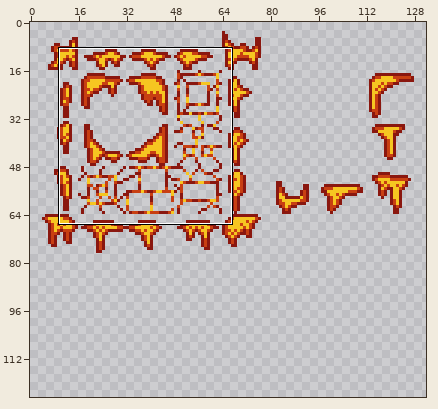
Pixel-art file, stored at Assets/Art/Sprites/Tileset_Lava.aseprite. Above: a wide view before the commit, with the close-up outlined.
Close-up. Earlier state:
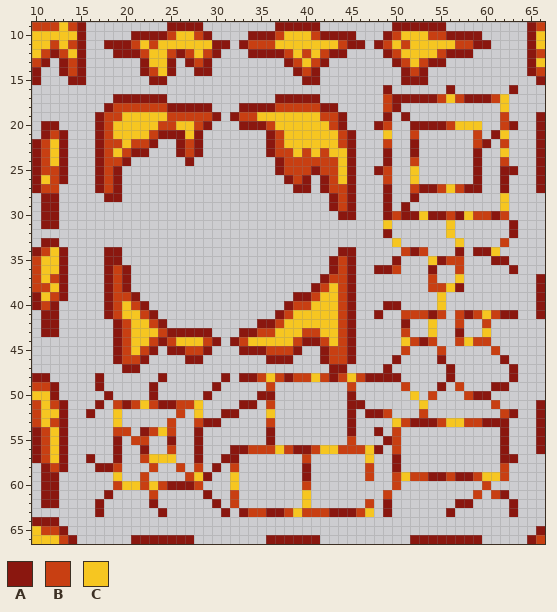
384x192 pixels, 1 frame. Shown: x 10..66, y 9..66. The wide view leaves out empty margins. The commit also changed other parts of the picture, which this record leaves out.
Palette (. is transparent): A #8a170f  B #c83f12  C #f6c621
Pixels before (only the part around the change), first column x 10:
13 BA.ABA......ACCA.ABA........ABCBA.......ABCBAA.........AC
14 A..ABA......ABCA..AA.........ABA.........ABA...........AB
15 A...AA.......AA...............AA.........AAA............A
16 .......................................A......A......A...
17 .........AAAAAA............AAAAA.......BAAAAABCBAAABC....
18 ........ABBBBBBAAAAA...AAAABBBBBAA.....BA...........C....
19 .......ABBCCCCCBBBBBA.ABBCCCCCCCBBA....A.A..........B...A
20 .AA....ABCCCCCBBCCBA...AAABCCCCCCBA...AB..AAAABCCC..BA..A
21 .ABA...ABCCCCBAAACA.......ABCCCCCCBA...C..B......B.AC...A
22 ABCA...ABBCBBA..ABA.......ABCCCCCCBA...B..A......BA.B...A
23 ABCA...ABCBAA...ABA.......ABBCBCBCCA...A..A......A..C...A
24 ABCA...ABBA......A.........ABBBBBBCA...A..B......A..B...A
25 ABBA...ABA.................ABBBABBCA..AB..C......A..AA..A
26 ACBA...ABA..................ABA.ABCA...B..C......A..A...A
27 ABB....ABA...................AA.ABBA...A..BAABCBAA..A...A
28 .AA.....AA.......................ABA...A..A.........C....
29 .AA..............................ABA...A.A..........C....
30 .AA...............................AA...ABAACAABACBBAB....
31 .AA....................................C......C......A...
32 .......................................A......C......A...
33 .AA.....................................C......C....B....
34 ABCA....AA........................AA.....BAB...A.AAC.....
35 BCCA....AA.......................ABA....A...CABB...AA....
36 BCCA....ABA......................ABA..AAB...A..B.....A...
37 BCBA....ABA.....................ABBA........B..C........A
38 BBCA....ABA....................ABCBA........BBCA........A
39 ACBA....ABBA.................AABCCBA.........C..........A
40 ABA.....ABCBA...............ABBCCCBA...AA....C..........A
41 .AA.....ABCCBA.............ABCCCCCBA..A..BBBAB.BABCBAA..A
42 .AA......ABCCBA..........AABCCCCCCBA.....A..C..B..B......
43 .AA......ABCCCBAAAAA...AABBCCCBBCCBA.....B..C..A..C......
44 .........ABCCBABCCCBA.ABCCCCCBAABCBA.....CBAB..BCBB......
45 .........ABCBA.AABBA...AAABBBA..ABBA.....B...B.....B.....
46 .........ABBA....AA.......AAA...ABBA....A....A......A....
47 ..........AA.....................AA....A......A......A...
48 AA.....A......A......A.AABCBABBCBABCBAAAA.....A......A...
49 BBA....A.....A......A.....B........B.....B...A.B...AA....
50 CCA.....A....A.....A.....AA........A......C.B...BAA......
51 BCBA...A.BABCBAABBC....AA.B........AA......C.......B....A
52 BCCA..A..C......B.C..AA...C........A.AAB...B........BA..A
53 BCBA.....C.....B..BAA.....B........A....CBAAABCCBBAAA...A
54 ABCA.....BB.ABCB..A.......A........A..A.B...........A...A
55 ABCA.....A.BB..A..A.......A........B...AB...........A...A
56 ABCA.....A..A..B..A...AABBBCBAABCCBBBCA.B...........A...A
57 ABCA..A..A..BCCC..A..AA.......B......C..A...........AA...
58 .ABA...AAB...B..B.B.A.B.......A......B..A...........B....
59 .AA......C..B....BCA..C.......A......B..BCBBAABAABCCB....
60 .AA......BCCBCBAAAB...C.......B.........B.........B......
61 .AA.....A....B.....A..B.......C........B.........B.BA....
62 .AA....A.....A......A.B.......C......B.A.......AA....A...
63 .......A......A......A.ABBAABCBBBAAABC.A......A......A...
64 AAA......................................................
65 CBBA....................................................A
66 CCCBA......AAAAAAA........AAAAAA..........AAAAAAAA.....AB
New version:
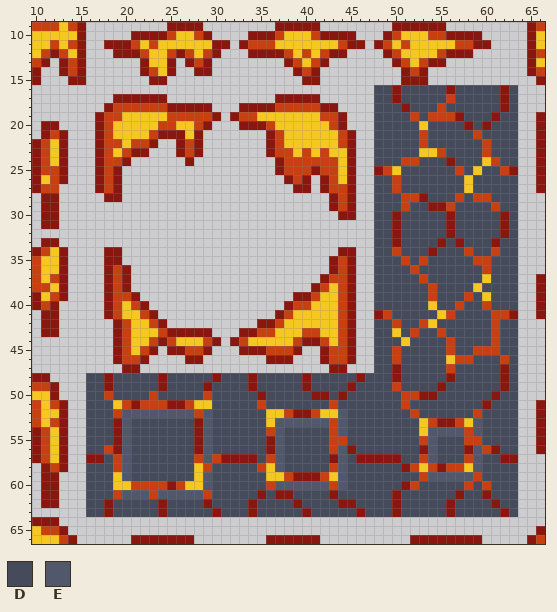
Colours new in this view: D #464b5c  E #52586b
The exact change:
layer "Layer 2" added
Layers "Lava", "Layer 2":
y 16: x 48..55 .A...... -> DDADDDDD; x 57..63 ......A -> DDDDDAD
y 17: x 48..49 .B -> DD; x 51..63 AAAABCBAAABC. -> DDDDDBDDDDDAD
y 18: x 48..63 .BA...........C. -> DDDADDDBDDDDDDAD
y 19: x 48..63 .A.A..........B. -> DDDDBDBBBADDDADD
y 20: x 48..63 AB..AAAABCCC..BA -> DDDDDCDDDDADADDD
y 21: x 48..58 .C..B...... -> DDDDDBDDDDD; x 60..63 .AC. -> DDDD
y 22: x 48..63 .B..A......BA.B. -> DDDDDBDDDDDDBDDD
y 23: x 48..63 .A..A......A..C. -> DDDDDCCBDDDDBDDD
y 24: x 48..51 .A.. -> DDDB; x 53..63 ......A..B. -> DDDADDDCBDD
y 25: x 50..62 ..C......A..A -> CDDDDDDBDCDDB
y 26: x 48..63 .B..C......A..A. -> DDBDDDDDDDCDDDDD
y 27: x 48..63 .A..BAABCBAA..A. -> DDBDDDDDDDCDDDDD
y 28: x 48..63 .A..A.........C. -> DDDBBADDDBDBBDDD
y 29: x 48..63 .A.A..........C. -> DDDBDDAABDDDDBDD
y 30: x 48..63 .ABAACAABACBBAB. -> DDADDDDDADDDDDAD
y 31: x 48..63 .C......C......A -> DDADDDDDADDDDDAD
y 32: x 48..63 .A......C......A -> DDADDDDDADDDDDAD
y 33: x 48..63 ..C......C....B. -> DDADDDDADADDDADD
y 34: x 48..63 ...BAB...A.AAC.. -> DDBDDDADDDBDDBDD
y 35: x 48..63 ..A...CABB...AA. -> DDDBDBDDDDDBBDDD
y 36: x 48..63 AAB...A..B.....A -> DDDDBDDDDDDDBDDD
y 37: x 48..63 ......B..C...... -> DDDDDBDDDDDDCDDD
y 38: x 48..53 ...... -> DDDDDD; x 55..63 BCA...... -> DDDDCDDDD
y 39: x 48..63 .......C........ -> DDDDDDBDDDBDCDDD
y 40: x 48..63 .AA....C........ -> DDDDDDCDDBDDBDDD
y 41: x 49..60 ..BBBAB.BABC -> BDDDDDCBDDDD; x 62 A -> B
y 42: x 48..53 ...A.. -> DDBDDB; x 55..63 ..B..B... -> DDDDDDBDD
y 43: x 48..63 ...B..C..A..C... -> DDCDBDDBDDDDDBDD
y 44: x 48..50 ... -> DDD; x 52..63 BAB..BCBB... -> DDDDBDDDDBDD
y 45: x 48..60 ...B...B..... -> DDBDDDDDBDDBB; x 62..63 .. -> DD
y 46: x 48..63 ..A....A......A. -> DDBDDDDDCBBDDDBD
y 47: x 48..63 .A......A......A -> DDADDDDDBDDDDDAD
y 48: x 16..23 .A...... -> DDADDDDD; x 25..33 ......A.A -> DDDDDADDD; x 35..49 BCBABBCBABCBAAA -> DDDDDADDDDDADDD; x 51..55 ..... -> DDDDD; x 57..63 ......A -> DDDDDAD
y 49: x 16..54 .A.....A......A.....B........B.....B... -> DDADDDDDADDDDADDDDADDDDDADDDDADDDDBDDDD; x 56..61 .B...A -> DDDDDD; x 63 . -> D
y 50: x 16..34 ..A....A.....A..... -> DDBDDDDBDDDDDBDDDDD; x 36..63 A........A......C.B...BAA... -> DDDDDAADADDDDDDBBAADDDDDDADD
y 51: x 16..22 .A.BABC -> DDDCBAB; x 24 A -> B; x 26 B -> A; x 29..63 ....AA.B........AA......C.......B.. -> CDDDDDBDDDDDDDBDDDDDDDBDDDDDDDDADDD
y 52: x 16..35 A..C......B.C..AA... -> DDDBEEEEEEEEBEDDDDDD; x 37..63 ........A.AAB...B........BA -> CBAABCCEDDDDDDDBDDDDDDBDDDD
y 53: x 16..63 ...C.....B..BAA.....B........A....CBAAABCCBBAAA. -> DDDAEDDDDDDDAEDDDDDDCEEEEEEBEDDDDDDDDCBAABCEDDDD
y 54: x 16..27 ...BB.ABCB.. -> DDDAEDDDDDDD; x 29..63 .......A........A..A.B...........A. -> EDDDDDDBEDDDDDBEDDDDDDDDCEEEEBEDDDD
y 55: x 16..18 ... -> DDD; x 20..27 .BB..A.. -> EDDDDDDD; x 29..35 ....... -> EDDDDDD; x 37..63 ........B...AB...........A. -> EDDDDDBBDDDDDDDDBEDDDBBDDDD
y 56: x 16..18 ... -> DDB; x 20..27 ..A..B.. -> EDDDDDDD; x 29..63 ...AABBBCBAABCCBBBCA.B...........A. -> EDDDDDDAEDDDDDBEADDDDDDDAEDDDAEBADD
y 57: x 17..30 ..A..BCCC..A.. -> ADBEDDDDDDDBEB; x 33..49 .......B......C.. -> AADBEDDDDDAEDAAAA; x 51..61 ........... -> DDBEDDDBEDD
y 58: x 16..18 .AA -> DDD; x 20..63 ...B..B.B.A.B.......A......B..A...........B. -> EDDDDDDDCBDDDDDBCEDDDDDBEDDDDDDABCBABBCEDDDD
y 59: x 16..18 ... -> DDD; x 20..27 ..B....B -> EDDDDDDD; x 29..39 A..C....... -> EDDDDDDCCBA; x 41..52 ......B..BCB -> ABCEDDDDDDDD; x 54..58 AABAA -> EEEEE; x 60..63 CCB. -> DDDD
y 60: x 16..19 ...B -> DDDC; x 21 C -> B; x 23 C -> B; x 26..59 AAB...C.......B.........B......... -> BCCEDDDDDDBEEEEEEBEDDDDDDABDDDDDBD; x 61..63 ... -> DDD
y 61: x 16..22 ..A.... -> DDDBEEE; x 24..63 .....A..B.......C........B.........B.BA. -> EEEEEBDDDDDADAADDDDADDDDDDADDDDDDADDADDD
y 62: x 16..63 .A.....A......A.B.......C......B.A.......AA....A -> DDADDDDDADDDDADDDDADDDDADDDDAADDDDADDDDDADDDDADD
y 63: x 16..23 .A...... -> DDADDDDD; x 25..55 ......A.ABBAABCBBBAAABC.A...... -> DDDDDADDDADDDDDADDDDDADDDADDDDD; x 57..63 ......A -> DDDDDAD
Boxes around the changes in both close-ups, in picture pixels (x1, y1, x2, y2):
changed: (86, 85, 518, 517)
